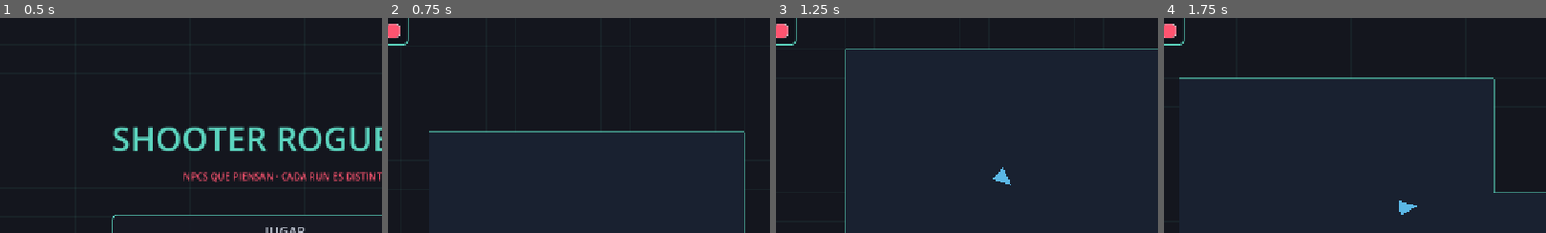
Above: before the commit, frames 1-4 (left to right).
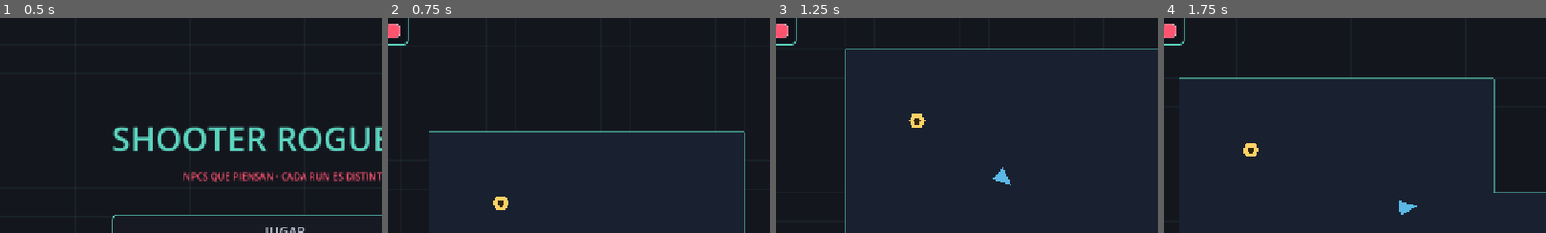
Above: after the commit, the same moments.

Repository: Im-diegollull/Shooter-Roguelike
Game: Godot game, scene res://scenes/ui/MainMenu.tscn
Same seed, same stepped clock (60 frames per second), same inputs: the game is played once before the commit and once after it.
Inputs (mouse positions are % of the whole screen's width and height, from its top left):
- Up to frame 1 (0.5 s): no input
- Up to frame 2 (0.75 s): click "JUGAR" at 0.5 s
- Up to frame 3 (1.25 s): no input
- Up to frame 4 (1.75 s): tap Enter at 1.25 s; move the mouse to (72, 45) at 1.27 s; hold D (move_right) from 1.28 s (still down); hold E (interact) from 1.28 s (still down)
The pictures show only the part of the screen within x 13-63%, y 7-57%; the shares and areas given below are measured in that part.

Frame 1 is identical in both runs. In frame 2, 0.2% of the frame differs, in the area x 27-32%, y 83-90%; in frame 3, 0.2%, in the area x 34-40%, y 44-52%; in frame 4, 0.2%.

Commit message:
feat: el generador coloca un Mercader de prueba en la sala de inicio

Diff:
--- a/scripts/generation/LevelGenerator.gd
+++ b/scripts/generation/LevelGenerator.gd
@@ -7,6 +7,7 @@
 
 const CHASER_SCENE: PackedScene = preload("res://scenes/enemies/Enemy.tscn")
 const RANGED_SCENE: PackedScene = preload("res://scenes/enemies/RangedEnemy.tscn")
+const NPC_SCENE: PackedScene = preload("res://scenes/npcs/NPC.tscn")
 
 ## Layer 5 (valor 16) reservada para el entorno/muros.
 const WALLS_LAYER: int = 16
@@ -53,6 +54,7 @@
 	_build_walls()
 	_draw_ready()
 	_place_player()
+	_spawn_npcs()
 	_spawn_enemies()
 
 # --- Generación ---
@@ -203,6 +205,17 @@
 	if player == null or rooms.is_empty():
 		return
 	player.global_position = _tile_center(rooms[0].position + rooms[0].size / 2)
+
+func _spawn_npcs() -> void:
+	# Fase 8: un Mercader de prueba en la sala de inicio, junto al jugador.
+	if rooms.is_empty():
+		return
+	var room := rooms[0]
+	var npc := NPC_SCENE.instantiate()
+	# Esquina de la sala (siempre suelo), separado del centro donde nace el jugador.
+	var tile := room.position + Vector2i(2, 2)
+	npc.global_position = _tile_center(tile)
+	add_child(npc)
 
 func _spawn_enemies() -> void:
 	_enemies_root = Node2D.new()
